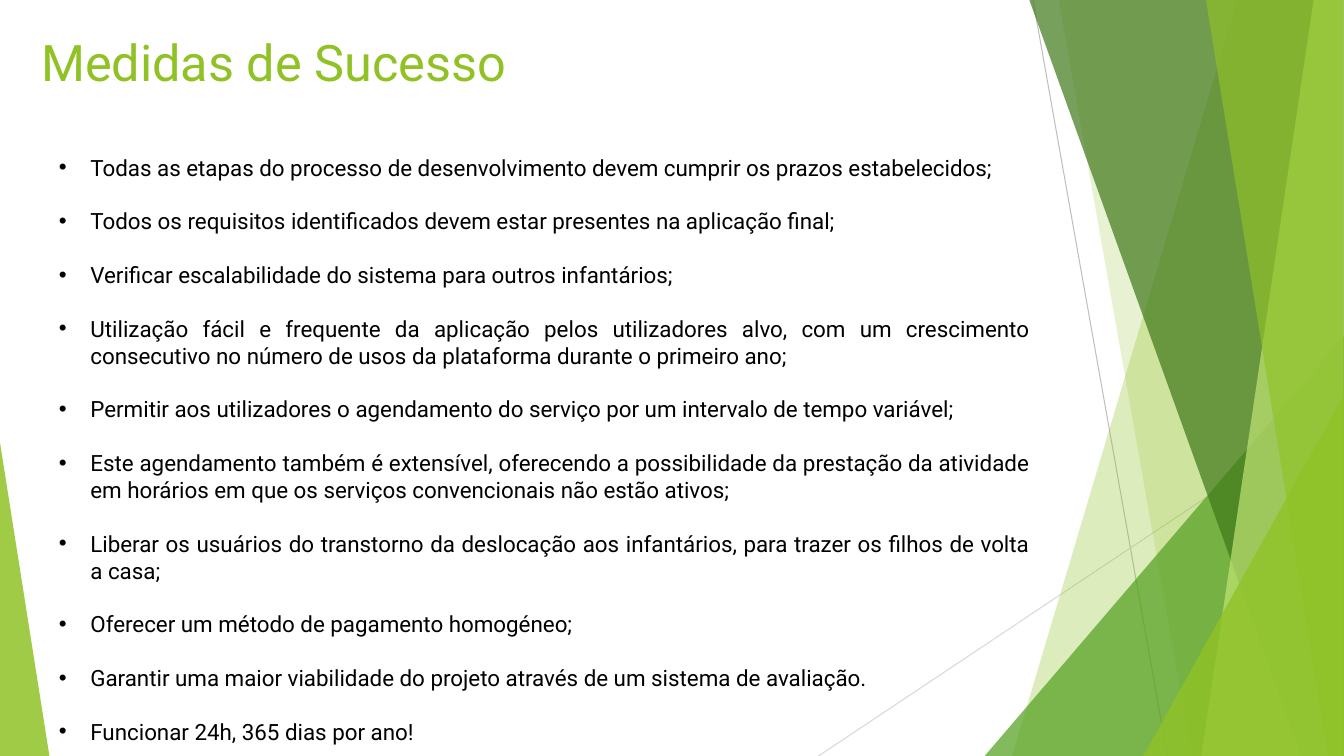
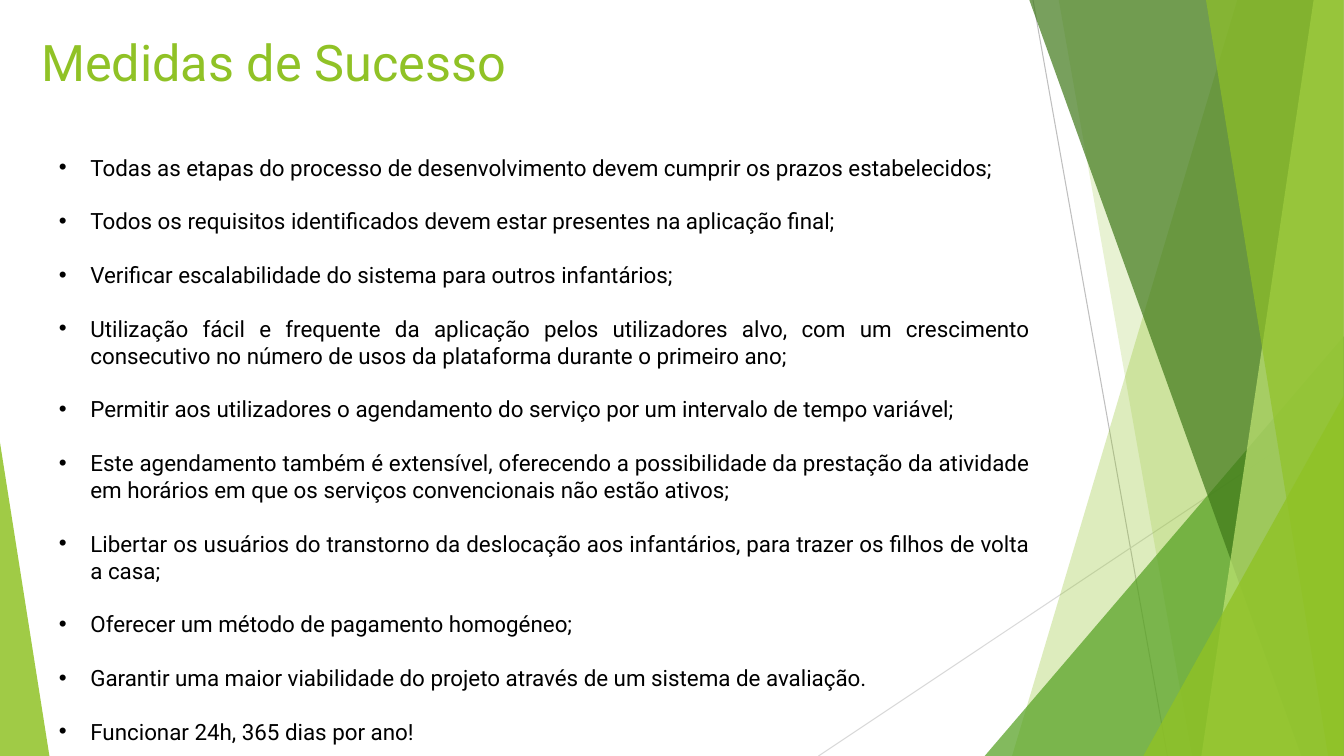
Before and after one commit to vitorjrc/babysitting-system, a slide deck: slide 9 of relatorio/LI4.pptx. Drawn at 1344x756 pixels with LibreOffice and Linux fonts; fonts in the diff are those of the drawing. Boxes give left, top, right and bottom in pixels: in the first picture for what was removed or moved away, otherwise in the second. Text is boxed around its words. In the diff, an @@ line names an element or a change of style, - is before the commit and + after.

```diff
--- a/relatorio/LI4.pptx
+++ b/relatorio/LI4.pptx
@@ text at <box>90,535,1029,582</box>: text changed @@
-• Liberar os usuários do transtorno da deslocação aos infantários, para trazer os filhos de volta a casa;
+• Libertar os usuários do transtorno da deslocação aos infantários, para trazer os filhos de volta a casa;
```
Also in this commit, not shown: 1 other slide changed.
